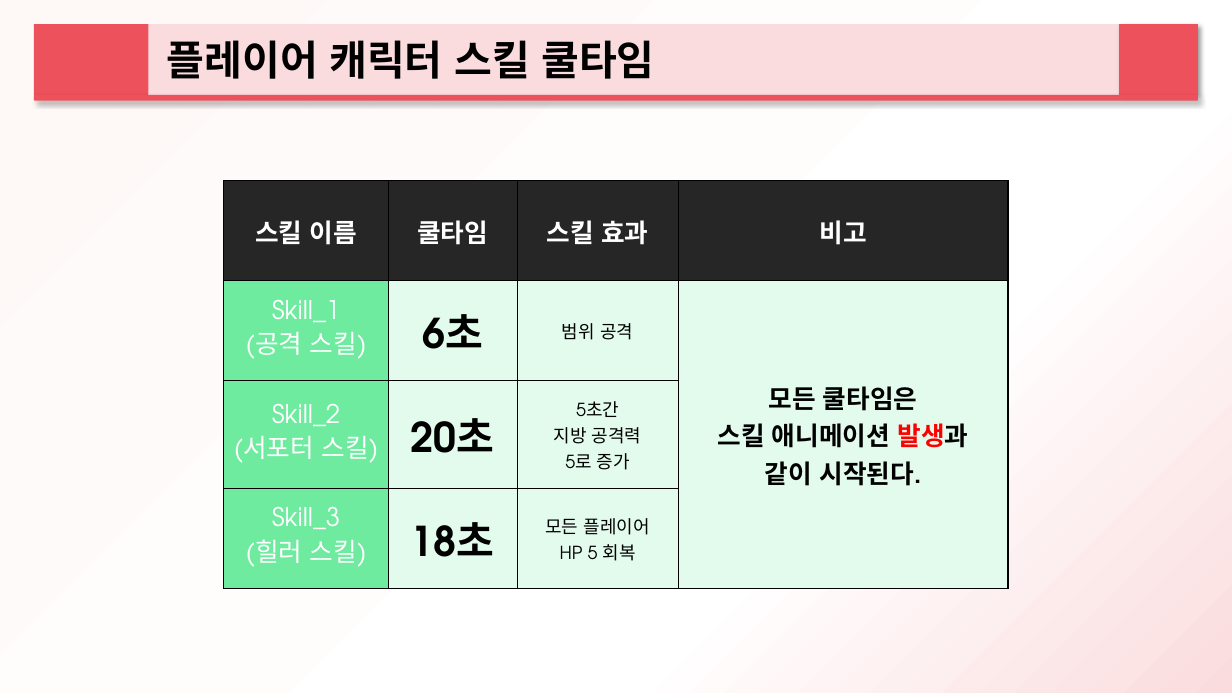
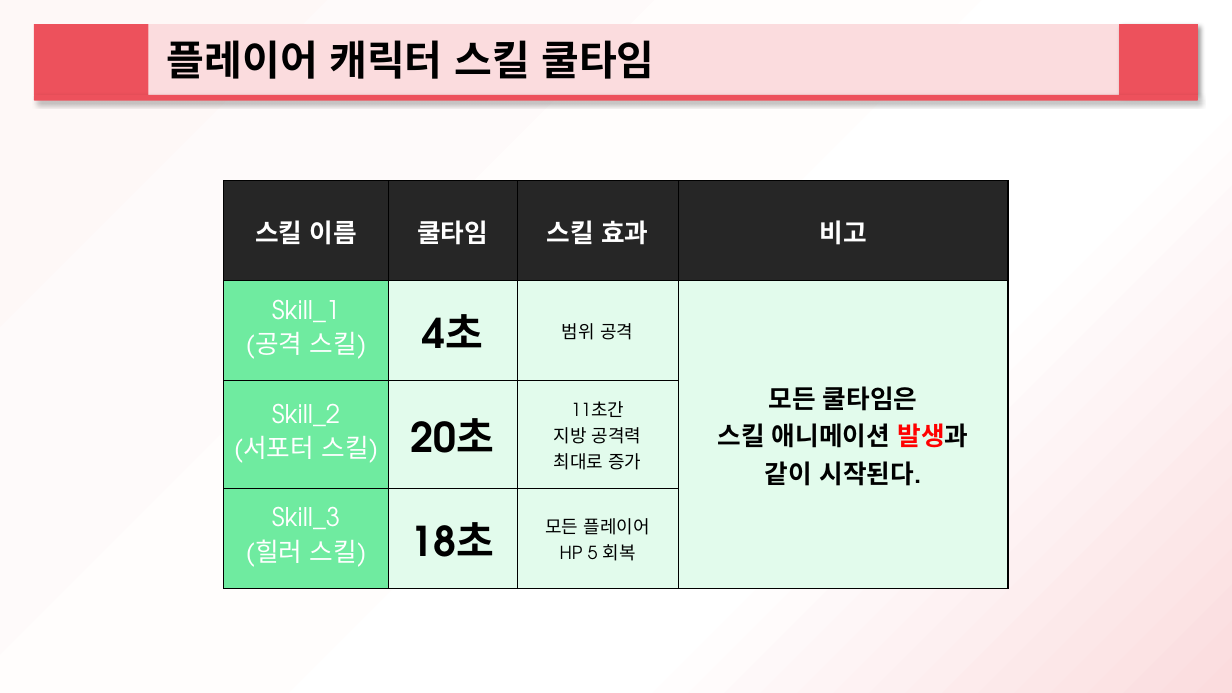
Before and after one commit to 2015184012Bang/KPU_TeamProject, a slide deck: slide 14 of ProjectPlan/팀원들 공유용/하트비트 추가 기획서_설정.pptx. Drawn at 1232x693 pixels with LibreOffice and Linux fonts; fonts in the diff are those of the drawing. Boxes give left, top, right and bottom in pixels: in the first picture for what was removed or moved away, otherwise in the second. Text is boxed around its words. In the diff, an @@ line names an element or a change of style, - is before the commit and + after.

```diff
--- a/ProjectPlan/팀원들 공유용/하트비트 추가 기획서_설정.pptx
+++ b/ProjectPlan/팀원들 공유용/하트비트 추가 기획서_설정.pptx
@@ table at box(224, 181, 1008, 581) @@
-row 2, column 2: 6초
+row 2, column 2: 4초
-row 3, column 3: 5초간 / 지방 공격력 / 5로 증가
+row 3, column 3: 11초간 / 지방 공격력 / 최대로 증가
```
Also in this commit, not shown: 1 other slide changed, 8 other files.
